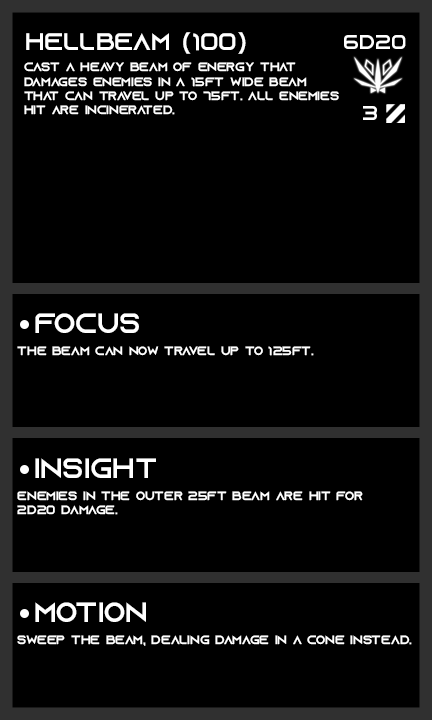
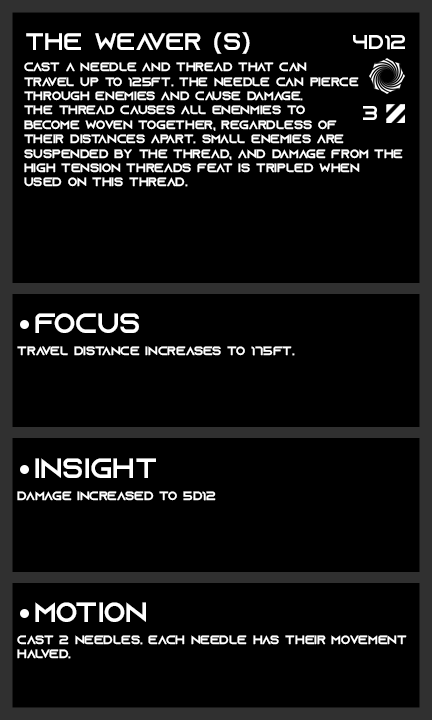
Layer changes from the first 432 x 720 image to the second:
hid "Layer 3" over [352, 55, 404, 95]
renamed "6d20" to "4d12", painted on it over [344, 35, 406, 50]
painted on "archetype" over [24, 62, 403, 187]
renamed "hellbeam (100)" to "the weaver (s)", painted on it over [26, 32, 250, 54]
added layer "Layer 4" above "Level 2" over [369, 58, 405, 94]
renamed "the beam can now travel up to 125ft." to "travel distance increases to 175ft.", painted on it over [29, 346, 314, 356]
renamed "enemies in the outer 25ft beam are hit for 2d20 damage." to "damage increased to 5d12", painted on it over [17, 491, 363, 515]
renamed "sweep the beam, dealing damage in a cone instead." to "cast 2 needles. each needle has their movement halved.", painted on it over [17, 635, 412, 659]
